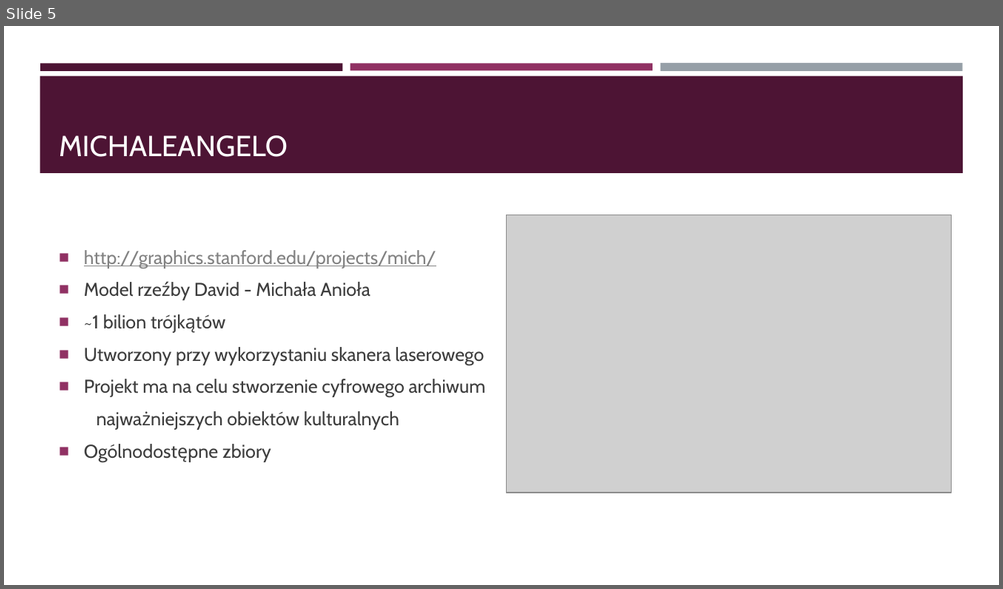
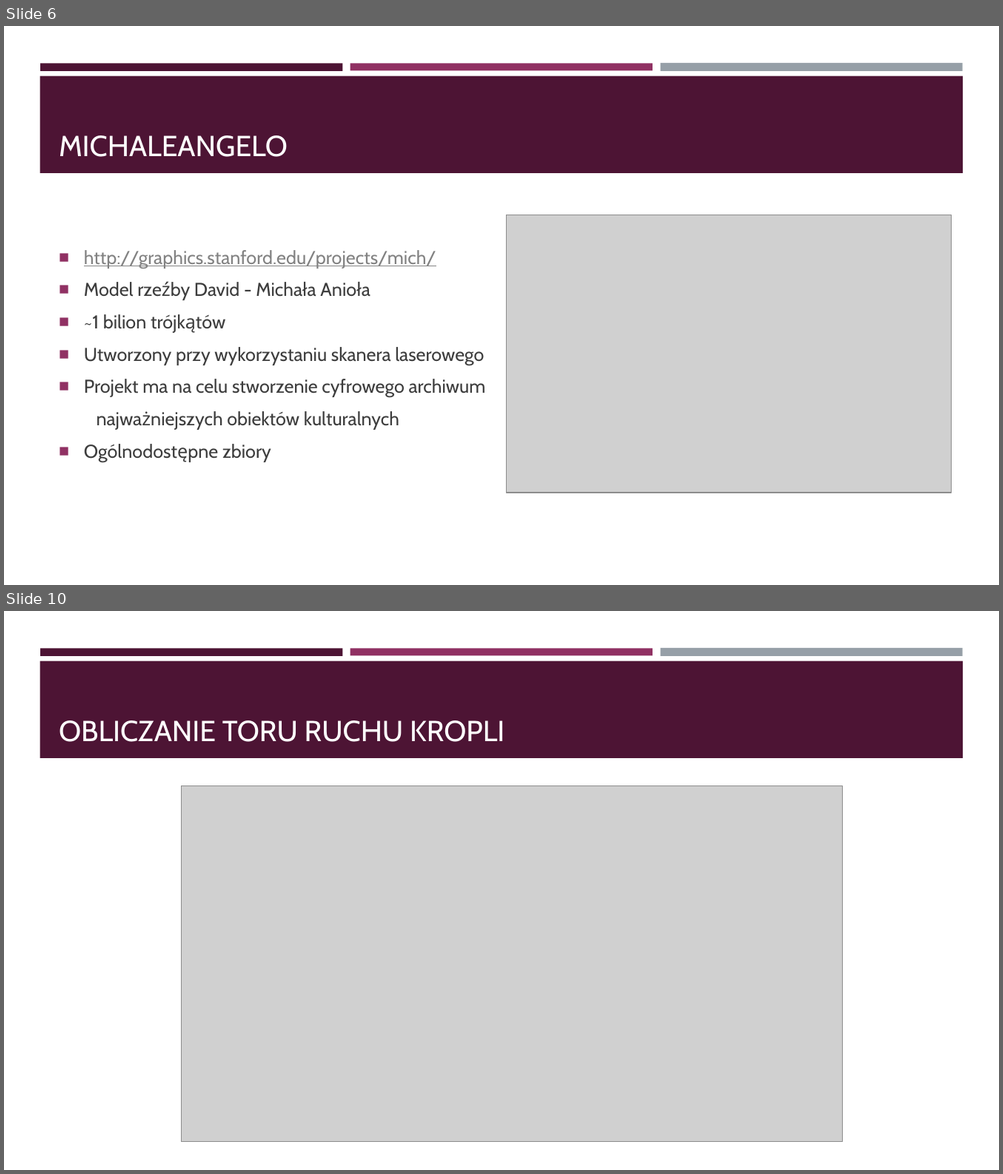
Before and after one commit to monkog/Water_Drop, a slide deck: Documents/Biblioteka_VCG.pptx. Shown one above the other, each under a label of ours: slide 5 before the commit, slides 6 and 10 after it; the slides between them are not shown. The pictures are 1003x589 and 1003x1174 pixels, drawn with LibreOffice and Linux fonts; fonts in the diff are those of the drawing; grey boxes stand for pictures. Boxes give left, top, right and bottom in pixels: in the first picture for what was removed or moved away, otherwise in the second. Text is boxed around its words. In the diff, an @@ line names an element or a change of style, - is before the commit and + after.

```diff
--- a/Documents/Biblioteka_VCG.pptx
+++ b/Documents/Biblioteka_VCG.pptx
@@ slide 10 added at (4, 611, 999, 1170), background #FFFFFF; not listed: 4 template elements that a slide beside it also shows @@
@@ title added at (59, 721, 504, 742), 28 pt, text #FFFFFF @@
+OBLICZANIE TORU RUCHU KROPLI
@@ picture added at (182, 786, 842, 1142) @@
@@ what was slide 5 is now slide 6 @@
```
Also in this commit, not shown: 1 slide changed, 5 other slides added.
